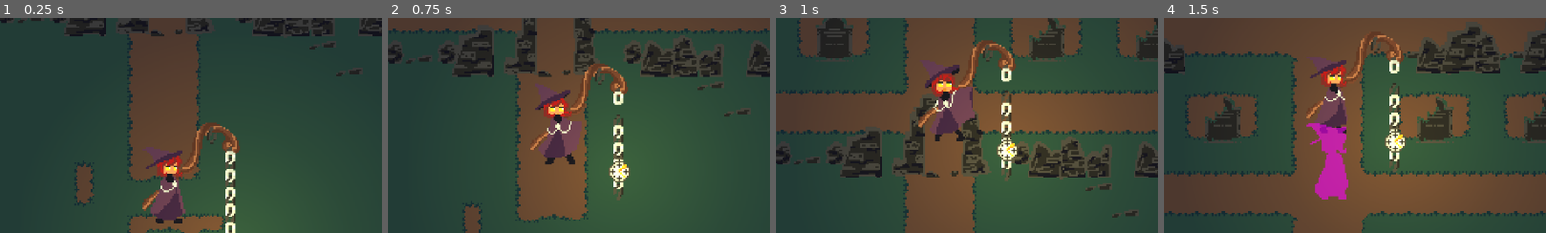
Above: before the commit, frames 1-4 (left to right).
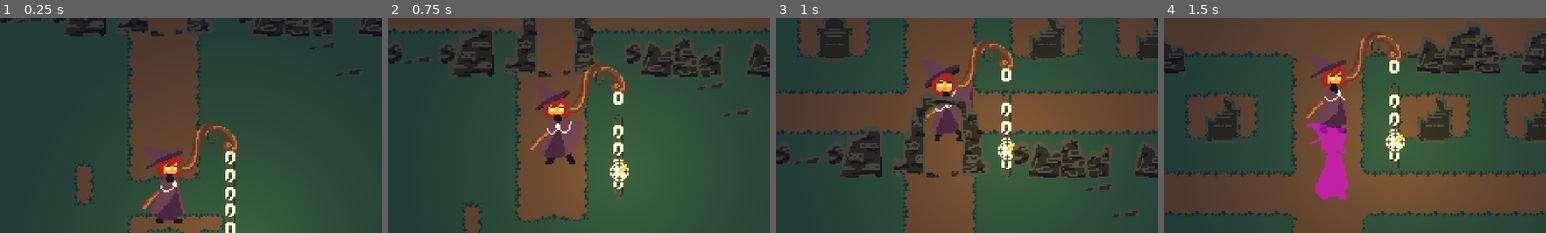
Above: after the commit, the same moments.

Repository: CplCanuck/mru-hacks-2025
Game: Godot game, scene res://Levels/level_graveyard.tscn
The game is run twice, just before and just after one commit, with the same random seed, the same clock (stepped at 60 frames per second) and the same inputs.
Inputs:
- Up to frame 1 (0.25 s): no input
- Up to frame 2 (0.75 s): tap Enter (ui_accept) at 0.5 s; hold W (up) from 0.53 s (still down); tap Space (attack) at 0.6 s
- Up to frame 3 (1 s): keep holding W (up); tap Enter (ui_accept) at 0.77 s
- Up to frame 4 (1.5 s): keep holding W (up); tap Shift (dash) at 1.35 s
The pictures show only the part of the screen within x 28-78%, y 12-62%; the shares and areas given below are measured in that part.

Frames 1-2 are identical in both runs. In frame 3, 0.7% of the frame differs, in the area x 37-64%, y 35-65%; in frame 4, nothing differs.

Commit message:
Fix YSort

Diff:
--- a/Levels/level_graveyard.tscn
+++ b/Levels/level_graveyard.tscn
@@ -36,13 +36,14 @@
 y_sort_enabled = true
 
 [node name="Player" parent="." instance=ExtResource("1_b3cm0")]
+y_sort_enabled = true
 position = Vector2(539, 511)
 
 [node name="Camera" parent="." node_paths=PackedStringArray("player") instance=ExtResource("2_q5rn2")]
 player = NodePath("../Player")
 
 [node name="Background" type="Node2D" parent="."]
-z_index = -1
+y_sort_enabled = true
 
 [node name="GrassTilemap" parent="Background" instance=ExtResource("3_q5rn2")]
 tile_map_data = PackedByteArray("AABHACgAAAAAAAEAAABHACcAAAAAAAEAAABHACYAAAAAAAEAAABHACUAAAAAAAEAAABHACQAAAAAAAEAAABHAC …(47152 unchanged characters)…
@@ -240,57 +241,57 @@
 [node name="Tree62" parent="Background/Trees" instance=ExtResource("5_tyi3d")]
 position = Vector2(277, 579)
 
-[node name="Graves" type="Node2D" parent="."]
-z_index = -1
-
-[node name="Gravestone" parent="Graves" instance=ExtResource("4_w6vlc")]
+[node name="Graves" type="Node2D" parent="Background"]
+y_sort_enabled = true
+
+[node name="Gravestone" parent="Background/Graves" instance=ExtResource("4_w6vlc")]
 position = Vector2(473, 337)
 level = 3
 text = "
 
 Blah Blah Blah"
 
-[node name="Sprite2D" type="Sprite2D" parent="Graves"]
+[node name="Sprite2D" type="Sprite2D" parent="Background/Graves"]
 position = Vector2(409, 337)
 texture = ExtResource("5_exm8g")
 
-[node name="Sprite2D2" type="Sprite2D" parent="Graves"]
+[node name="Sprite2D2" type="Sprite2D" parent="Background/Graves"]
 position = Vector2(345, 338)
 texture = ExtResource("5_exm8g")
 
-[node name="Sprite2D3" type="Sprite2D" parent="Graves"]
+[node name="Sprite2D3" type="Sprite2D" parent="Background/Graves"]
 position = Vector2(345, 241)
 texture = ExtResource("5_exm8g")
 
-[node name="Sprite2D4" type="Sprite2D" parent="Graves"]
+[node name="Sprite2D4" type="Sprite2D" parent="Background/Graves"]
 position = Vector2(409, 241)
 texture = ExtResource("5_exm8g")
 
-[node name="Sprite2D5" type="Sprite2D" parent="Graves"]
+[node name="Sprite2D5" type="Sprite2D" parent="Background/Graves"]
 position = Vector2(473, 241)
 texture = ExtResource("5_exm8g")
 
-[node name="Sprite2D6" type="Sprite2D" parent="Graves"]
+[node name="Sprite2D6" type="Sprite2D" parent="Background/Graves"]
 position = Vector2(601, 241)
 texture = ExtResource("5_exm8g")
 
-[node name="Sprite2D7" type="Sprite2D" parent="Graves"]
+[node name="Sprite2D7" type="Sprite2D" parent="Background/Graves"]
 position = Vector2(665, 241)
 texture = ExtResource("5_exm8g")
 
-[node name="Sprite2D8" type="Sprite2D" parent="Graves"]
+[node name="Sprite2D8" type="Sprite2D" parent="Background/Graves"]
 position = Vector2(729, 241)
 texture = ExtResource("5_exm8g")
 
-[node name="Sprite2D9" type="Sprite2D" parent="Graves"]
+[node name="Sprite2D9" type="Sprite2D" parent="Background/Graves"]
 position = Vector2(729, 337)
 texture = ExtResource("5_exm8g")
 
-[node name="Sprite2D10" type="Sprite2D" parent="Graves"]
+[node name="Sprite2D10" type="Sprite2D" parent="Background/Graves"]
 position = Vector2(665, 337)
 texture = ExtResource("5_exm8g")
 
-[node name="Sprite2D11" type="Sprite2D" parent="Graves"]
+[node name="Sprite2D11" type="Sprite2D" parent="Background/Graves"]
 position = Vector2(601, 337)
 texture = ExtResource("5_exm8g")
 
Not shown: 1 places in Levels/level_graveyard.tscn that only renumber resources
